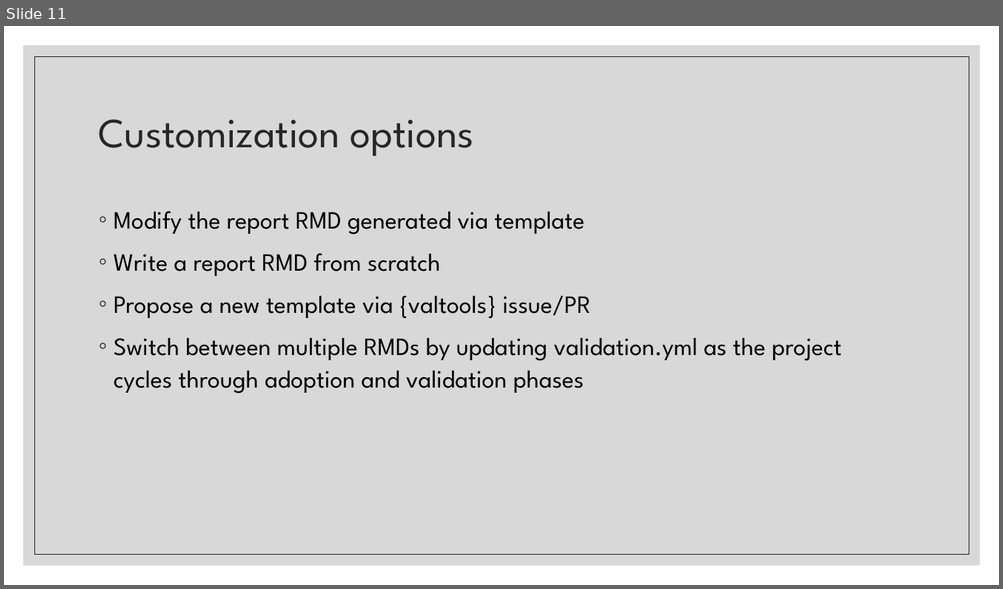
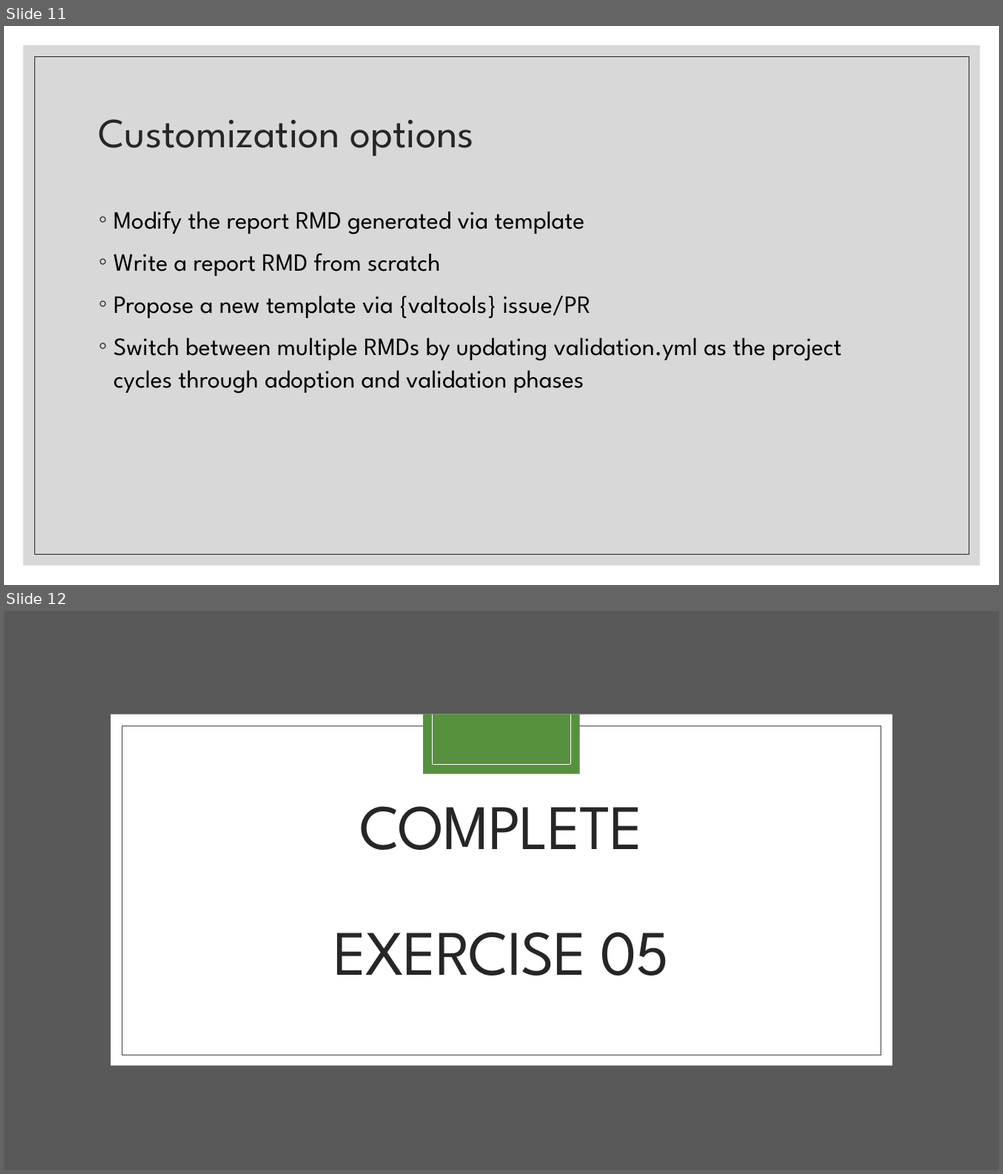
Before and after one commit to FredHutch/R_Package_Validation_Tutorial, a slide deck: Slides/Slides-05-The_Validation_Report/Slides-05-The_Validation_Report.pptx. Shown one above the other, each under a label of ours: slide 11 before the commit, slides 11 and 12 after it. The pictures are 1003x589 and 1003x1174 pixels, drawn with LibreOffice and Linux fonts; fonts in the diff are those of the drawing. Boxes give left, top, right and bottom in pixels: in the first picture for what was removed or moved away, otherwise in the second. Text is boxed around its words. In the diff, an @@ line names an element or a change of style, - is before the commit and + after.

```diff
--- a/Slides/Slides-05-The_Validation_Report/Slides-05-The_Validation_Report.pptx
+++ b/Slides/Slides-05-The_Validation_Report/Slides-05-The_Validation_Report.pptx
@@ slide 12 added at bbox=[4, 611, 999, 1170], background #FFFFFF @@
@@ rectangle added at bbox=[4, 611, 999, 1170], fill #595959 @@
@@ rectangle added at bbox=[111, 715, 892, 1066], fill #FFFFFF @@
@@ rectangle added at bbox=[424, 715, 580, 775], fill #57903F @@
@@ line added from (432, 715) to (432, 765), #FFFFFF 0.5 pt @@
@@ line added from (570, 715) to (570, 765), #FFFFFF 0.5 pt @@
@@ rectangle added at bbox=[122, 726, 881, 1055], outline #404040 0.5 pt @@
@@ line added from (432, 765) to (570, 765), #FFFFFF 0.5 pt @@
@@ title added at bbox=[333, 806, 669, 976], 61.2 pt, text #262626 @@
+COMPLETE
+EXERCISE 05
```
Also in this commit, not shown: 1 slide removed, 21 other files.
